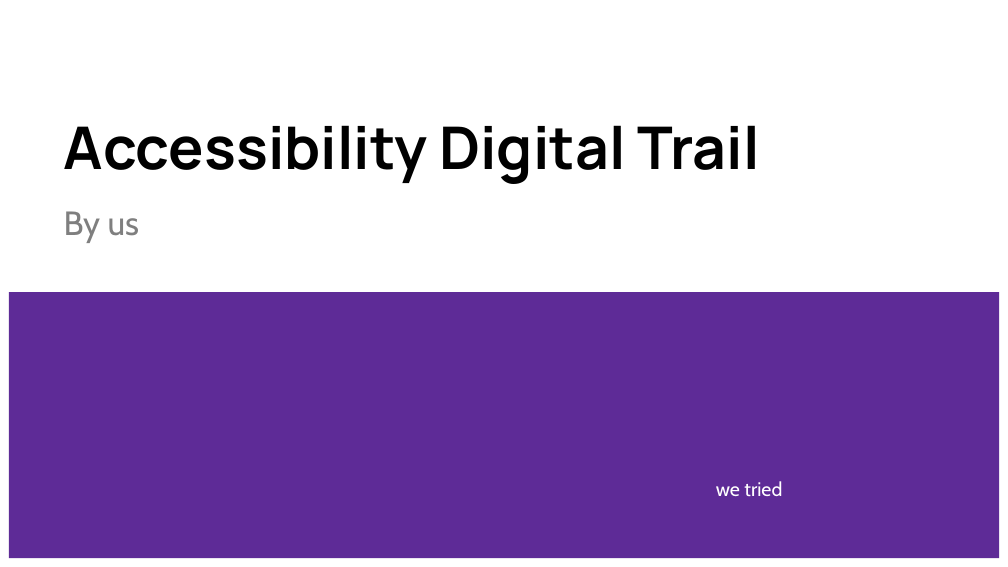
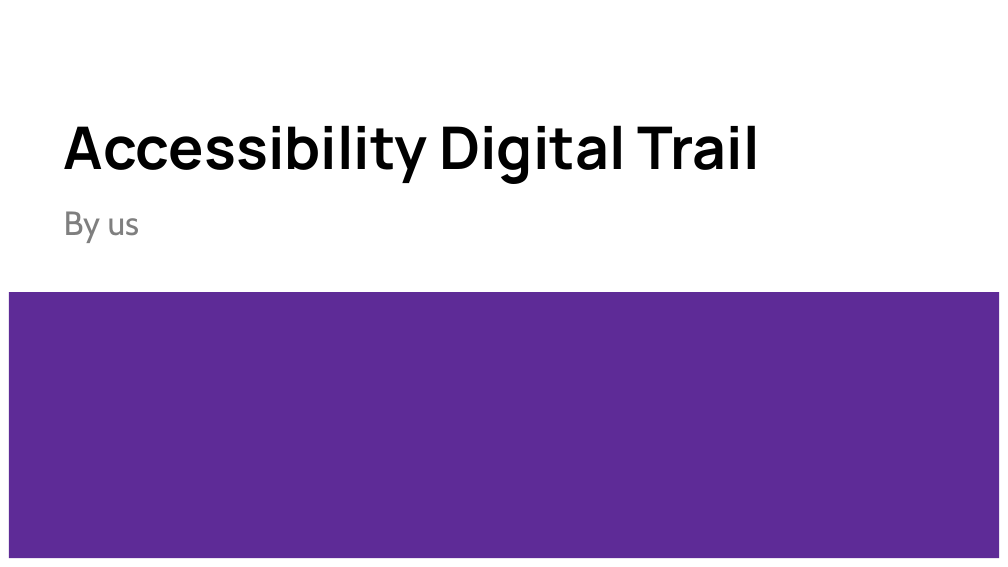
Before and after one commit to Glasgow19/team-5, a slide deck: slide 1 of presentation.pptx. Drawn at 1008x567 pixels with LibreOffice and Linux fonts; fonts in the diff are those of the drawing. Boxes give left, top, right and bottom in pixels: in the first picture for what was removed or moved away, otherwise in the second. Text is boxed around its words. In the diff, an @@ line names an element or a change of style, - is before the commit and + after.

```diff
--- a/presentation.pptx
+++ b/presentation.pptx
@@ text removed at [716,481,782,497] @@
-we tried
```
Also in this commit, not shown: 8 other slides changed, 6 slides added, 2 slides removed.
